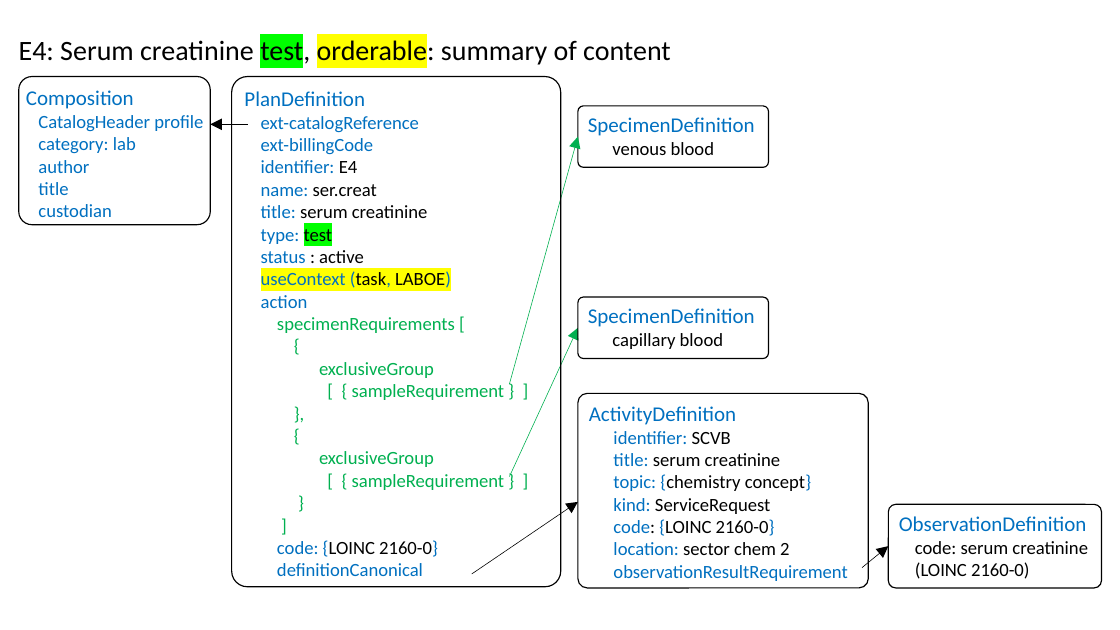
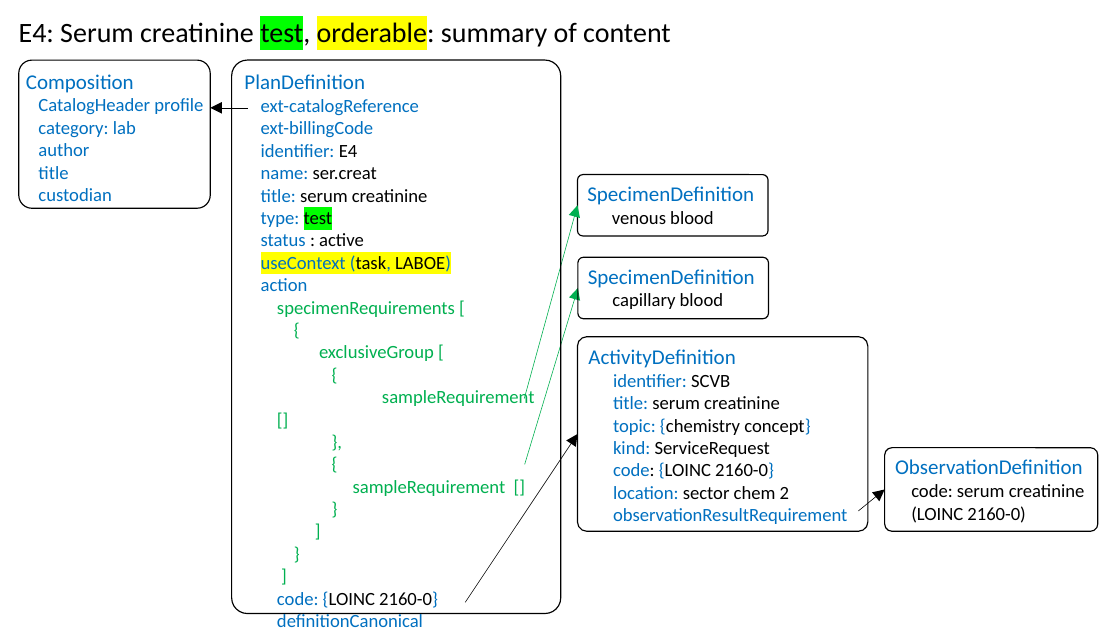
Before and after one commit to HL7/fhir-order-catalog, a slide deck: slide 1 of input/images-source/LabExampleE4Technical.pptx. Drawn at 1120x630 pixels with LibreOffice and Linux fonts; fonts in the diff are those of the drawing. Boxes give left, top, right and bottom in pixels: in the first picture for what was removed or moved away, otherwise in the second. Text is boxed around its words. In the diff, an @@ line names an element or a change of style, - is before the commit and + after.

Commit message:
Example figures corrected to apply the new method for specimen requirements

```diff
--- a/input/images-source/LabExampleE4Technical.pptx
+++ b/input/images-source/LabExampleE4Technical.pptx
@@ text "E4: Serum creatinine test, orderable: ...": place and size @@
-text "E4: Serum creatinine test, orderable: ..." at <box>19,37,671,67</box>
+text "E4: Serum creatinine test, orderable: ..." at <box>19,19,671,49</box>
@@ rounded rectangle "Composition": place and size @@
-rounded rectangle "Composition" at <box>18,76,210,224</box>
+rounded rectangle "Composition" at <box>18,60,210,208</box>
@@ rounded rectangle "PlanDefinition": place and size @@
-rounded rectangle "PlanDefinition" at <box>232,76,561,586</box>
+rounded rectangle "PlanDefinition" at <box>232,60,561,614</box>
@@ arrow moved from (248, 124) - (210, 124) to (248, 108) - (210, 108) @@
@@ rounded rectangle "SpecimenDefinition": place and size @@
-rounded rectangle "SpecimenDefinition" at <box>578,106,769,167</box>
+rounded rectangle "SpecimenDefinition" at <box>577,175,768,236</box>
@@ arrow moved from (510, 384) - (578, 137) to (524, 399) - (577, 205) @@
@@ rounded rectangle "SpecimenDefinition": place and size @@
-rounded rectangle "SpecimenDefinition" at <box>578,297,769,359</box>
+rounded rectangle "SpecimenDefinition" at <box>578,257,769,318</box>
@@ arrow moved from (510, 476) - (578, 328) to (525, 465) - (578, 288) @@
@@ text in rounded rectangle at <box>319,345,535,406</box>: text changed @@
-exclusiveGroup
-[ { sampleRequirement } ]
+exclusiveGroup [
+{
+sampleRequirement []
@@ rounded rectangle "ActivityDefinition": place and size @@
-rounded rectangle "ActivityDefinition" at <box>578,393,869,588</box>
+rounded rectangle "ActivityDefinition" at <box>577,337,868,532</box>
@@ arrow moved from (472, 574) - (578, 502) to (465, 602) - (577, 434) @@
@@ rounded rectangle "ObservationDefinition": place and size @@
-rounded rectangle "ObservationDefinition" at <box>889,504,1102,588</box>
+rounded rectangle "ObservationDefinition" at <box>885,448,1098,532</box>
@@ text in rounded rectangle at <box>353,480,506,496</box>: text changed @@
-exclusiveGroup
-[ { sampleRequirement } ]
+sampleRequirement []
+}
+]
@@ arrow moved from (862, 568) - (889, 546) to (859, 511) - (885, 490) @@
```
Also in this commit, not shown: 9 other files.
